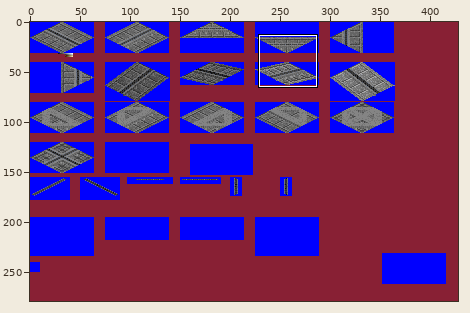
A sprite sheet gets an edit: grf/LBUS.png. Above: a wide view before the commit, with the close-up outlined.
Close-up. As it was:
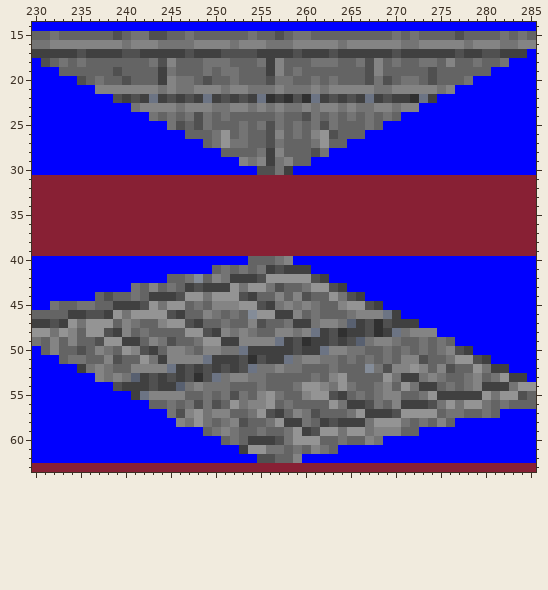
The file is 428x279 pixels. Shown: x 230..285, y 14..63. The commit also changed other parts of the picture, which this record leaves out.
The same view after the edit:
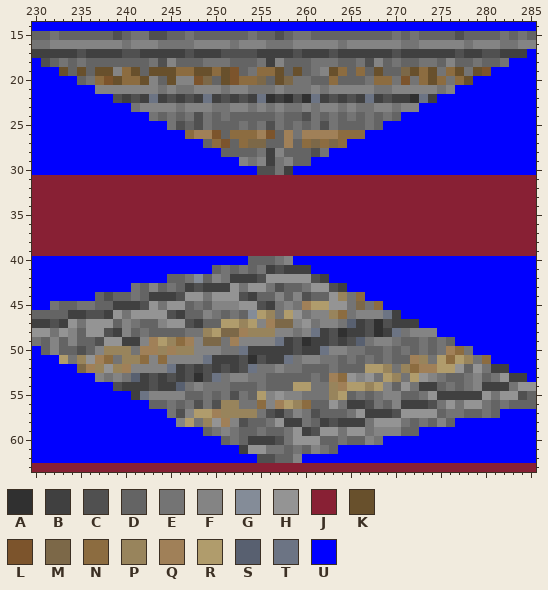
Palette (. is transparent): A #303030  B #404040  C #505050  D #646464  E #747474  F #848484  G #848c98  H #949494  J #882034  K #68502c  L #7c542c  M #7c6848  N #8c6c40  P #98845c  Q #a08058  R #b09c6c  S #586070  T #6c7484  U #0000ff
From old to new:
y 19: x 233 D -> K; x 235 D -> K; x 237..241 DDCDD -> KKFNK; x 243..252 DBEDDDEDEE -> KKKNNKKNKL; x 254..257 DDBF -> ENNK; x 259 E -> K; x 261..264 DDDD -> EFKN; x 266..268 DCF -> NDK; x 271..280 DDDCDDDDDD -> MKNKENKEKL
y 20: x 235..249 CDEDDCDDDBFEEDC -> DENLKNNKFDKFFLM; x 251..261 DEDDDCEEDDE -> KLNNMDKMEED; x 263 E -> N; x 267..271 CECDE -> ENNEL; x 273..278 DCDDDE -> NKNENK
y 26: x 247..258 DDDEHDEDDCFD -> NQQLDNNNQLDQ; x 260..266 DFHCDDD -> QQQQNNN
y 27: x 250..258 EHEEDDCED -> NLDNMMDDQ; x 260..264 DEHDD -> NMNMN
y 44: x 264..266 ECB -> PEN
y 45: x 260..268 FEDDFHHCB -> QRRHHEMEN
y 46: x 255..264 HHBBFDEDDD -> RPERHEFFPN
y 47: x 251..260 EDDFCDDEBB -> RRPRFQMMFH
y 48: x 247..256 HHCBFEFEDD -> EEPRMMQPPP
y 49: x 242..252 DFECDDEHHBB -> FQRPNQFMMEQ
y 50: x 238..248 EDHFCBDFFED -> PPPEQQPQPPF; x 276..278 FCB -> QNE
y 51: x 233 D -> R; x 235..244 EDDFCDDHEB -> PHQNEPPNFN; x 271..280 FFCDDEHHCB -> DQPERNRPEN
y 52: x 235..240 BEFEDD -> MQPHPQ; x 267..277 GECFFHFDFCD -> RRPEPNQQRRH
y 53: x 263..273 FHDDDDHEBBE -> QNHFHERPERH
y 54: x 259..268 EHHFEHEDDE -> RREEPQRRPR
y 55: x 255..264 FHEDDFHHCB -> RFHFFEEEPR
y 56: x 251..252 DH -> PP; x 254..260 FFHDEDD -> ENFQRPN
y 57: x 248..255 HEFFDDEH -> RRQPPPPE
y 58: x 247..251 EHEDE -> REPHQ
Where, in picture pixels (left, top, right, bottom), the same in both close-ups:
changed: (59, 67, 491, 85)
changed: (185, 130, 365, 148)
changed: (59, 292, 491, 427)
